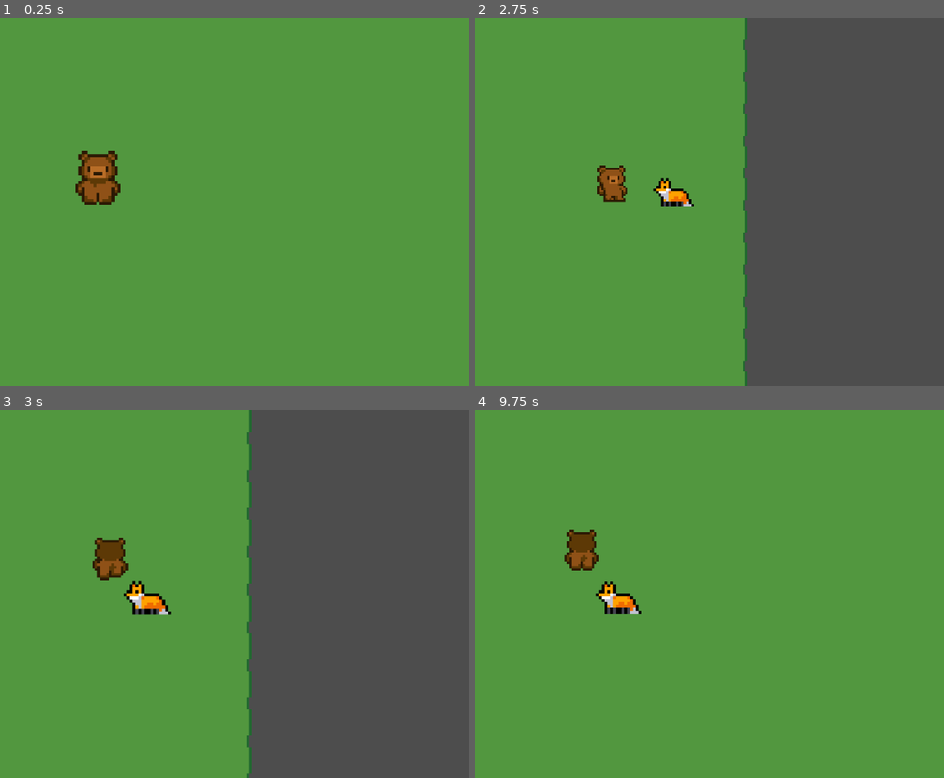
Above: before the commit, frames 1-4 (two rows, left to right).
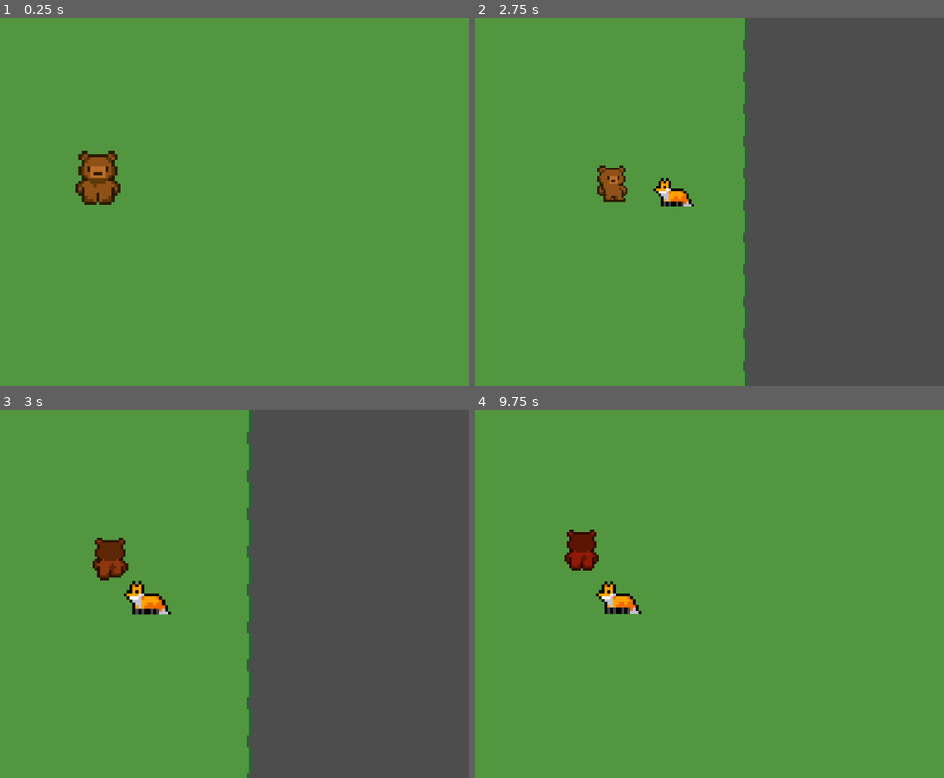
Above: after the commit, the same moments.

Repository: tom-legros/Beesounours-Gamejam4-2026
Game: Godot game, scene res://main.tscn
Same seed, same stepped clock (60 frames per second), same inputs: the game is played once before the commit and once after it.
Inputs:
- Up to frame 1 (0.25 s): no input
- Up to frame 2 (2.75 s): hold Right (ui_right) 0.53-1.28 s; hold Shift 0.53-1.28 s; tap Space at 0.77, 1.52 s; hold Down (ui_down) 1.28-2.03 s; tap Shift at 1.35 s; hold Right (ui_right) from 2.03 s (still down); hold Shift from 2.03 s (still down)
- Up to frame 3 (3 s): release Right (ui_right) at 2.78 s; release Shift at 2.78 s; hold Up (ui_up) from 2.78 s (still down); tap Shift at 2.85 s
- Up to frame 4 (9.75 s): tap Space at 3.02, 3.77, 4.52, 6.02, 6.77, 7.52, 9.02 s; release Up (ui_up) at 3.53 s; hold Shift 3.53-4.28 s; hold Left (ui_left) 3.53-5.03 s; tap Shift every 1.5 s from 4.35 to 8.85 s; hold Down (ui_down) 5.03-5.78 s; hold Shift 5.03-5.78 s; hold Right (ui_right) 5.78-6.53 s; hold Up (ui_up) 6.53-7.28 s; hold Shift 6.53-7.28 s; hold Right (ui_right) 7.28-8.03 s; hold Down (ui_down) 8.03-8.78 s; hold Shift 8.03-8.78 s; hold Left (ui_left) 8.78-9.53 s; hold Up (ui_up) from 9.53 s (still down); hold Shift from 9.53 s (still down)

Frames 1-2 are identical in both runs. In frame 3, 0.1% of the frame differs, in the area x 20-27%, y 35-45%; in frame 4, 0.5%, in the area x 19-26%, y 33-43%.

Commit message:
Ajout du Systeme de Point de Vie

Diff:
--- a/game/player.gd
+++ b/game/player.gd
@@ -21,6 +21,32 @@
 var texture_attaque = preload("res://img/Ours_attaque.png")
 var texture_arriere = preload("res://img/Ours_arriere1.png")
 var texture_avant = preload("res://img/Ours_avant.png")
+
+var pv_max : int = 3
+var pv_actuels : int = pv_max
+var est_invulnerable : bool = false
+
+func recevoir_degats(montant: int):
+	if pv_actuels <= 0 or est_invulnerable:
+		return
+	pv_actuels -= montant
+	print("AIE ! PV restants : ", pv_actuels)
+	est_invulnerable = true
+	var tween = create_tween()
+	tween.tween_property(animated_sprite, "modulate", Color.RED, 0.1)
+	tween.tween_property(animated_sprite, "modulate", Color.WHITE, 0.1)
+	tween.set_loops(3)
+	if pv_actuels <= 0:
+		mourir()
+	else:
+		await get_tree().create_timer(1.0).timeout
+		est_invulnerable = false
+
+func mourir():
+	print("L'ours a rendu l'âme...")
+	set_physics_process(false)
+	await get_tree().create_timer(1.5).timeout
+	get_tree().reload_current_scene()
 
 func _physics_process(_delta):
 	animated_sprite.speed_scale = 1
--- a/game/renard.gd
+++ b/game/renard.gd
@@ -28,7 +28,6 @@
 		$Sprite2D.flip_h = true
 	elif velocity.x < -2:
 		$Sprite2D.flip_h = false
-
 	move_and_slide()
 
 func choisir_direction_aleatoire():
@@ -45,3 +44,7 @@
 	if body == cible:
 		cible = null
 		choisir_direction_aleatoire()
+
+func _on_zone_degats_body_entered(body):
+	if body.name == "Player":
+		body.recevoir_degats(1)
--- a/game/renard.tscn
+++ b/game/renard.tscn
@@ -8,6 +8,8 @@
 
 [sub_resource type="CircleShape2D" id="CircleShape2D_kv4hg"]
 radius = 76.00658
+
+[sub_resource type="CircleShape2D" id="CircleShape2D_mede7"]
 
 [node name="Renard" type="CharacterBody2D" groups=["Ennemis"]]
 position = Vector2(0, -1)
@@ -29,5 +31,11 @@
 [node name="CollisionShape2D" type="CollisionShape2D" parent="Vision"]
 shape = SubResource("CircleShape2D_kv4hg")
 
+[node name="ZoneDegats" type="Area2D" parent="."]
+
+[node name="CollisionShape2D" type="CollisionShape2D" parent="ZoneDegats"]
+shape = SubResource("CircleShape2D_mede7")
+
 [connection signal="body_entered" from="Vision" to="." method="_on_vision_body_entered"]
 [connection signal="body_exited" from="Vision" to="." method="_on_vision_body_exited"]
+[connection signal="body_entered" from="ZoneDegats" to="." method="_on_zone_degats_body_entered"]
Not shown: 1 places in game/renard.tscn that only renumber resources
